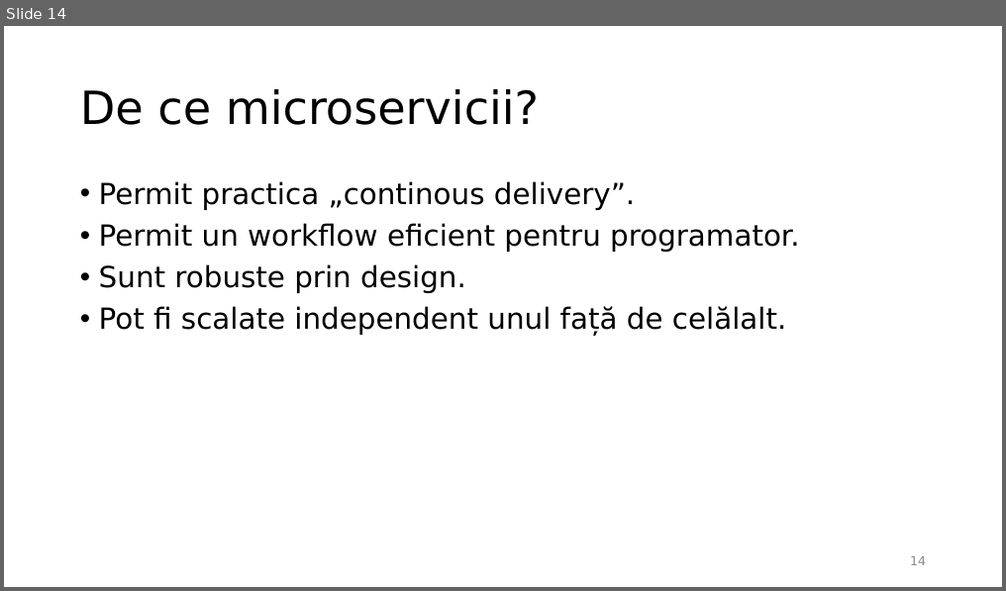
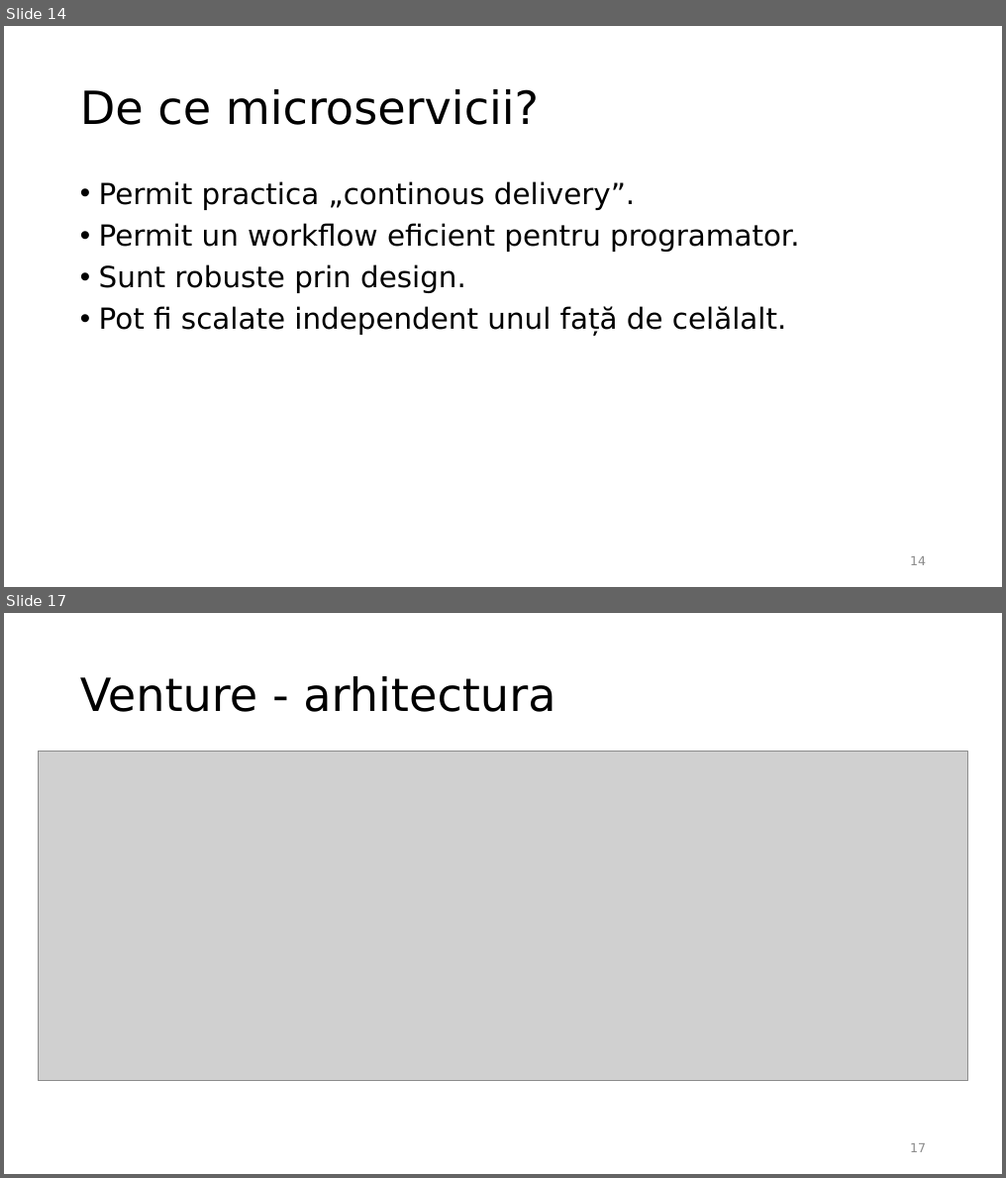
Before and after one commit to radu-solca/Venture, a slide deck: Venture.pptx. Shown one above the other, each under a label of ours: slide 14 before the commit, slides 14 and 17 after it; the slides between them are not shown. The pictures are 1006x591 and 1006x1178 pixels, drawn with LibreOffice and Linux fonts; fonts in the diff are those of the drawing; grey boxes stand for pictures. Boxes give left, top, right and bottom in pixels: in the first picture for what was removed or moved away, otherwise in the second. Text is boxed around its words. In the diff, an @@ line names an element or a change of style, - is before the commit and + after.

```diff
--- a/Venture.pptx
+++ b/Venture.pptx
@@ slide 17 added at [4,613,1002,1174], background #FFFFFF @@
@@ title added at [80,676,555,712], 44 pt, text #000000 @@
+Venture - arhitectura
@@ picture added at [38,752,967,1081] @@
@@ page number added at [910,1144,926,1153], 12 pt, text #8C8C8C @@
+17
```
Also in this commit, not shown: 1 slide changed, 6 other slides added, 3 slides removed, 2 other files.
